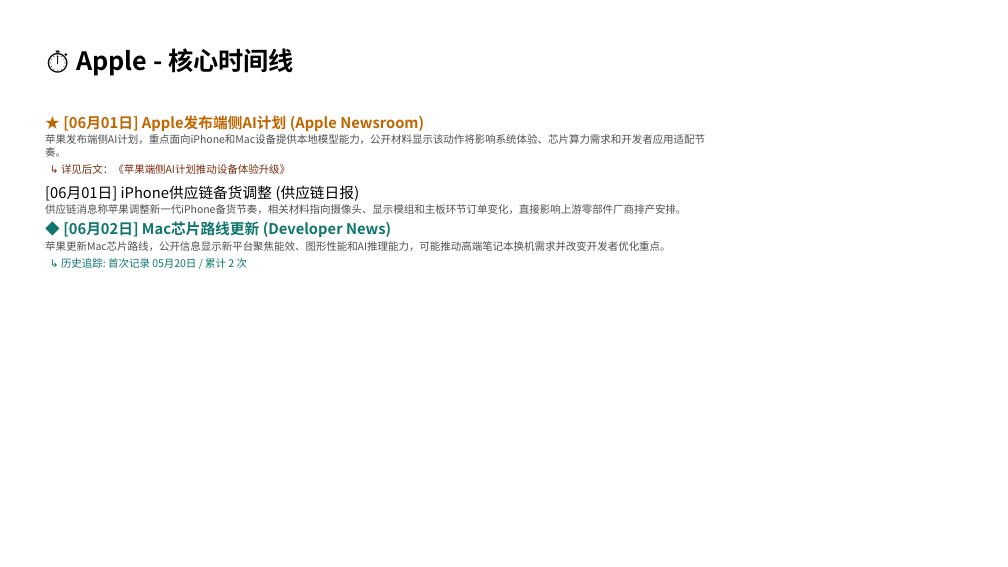
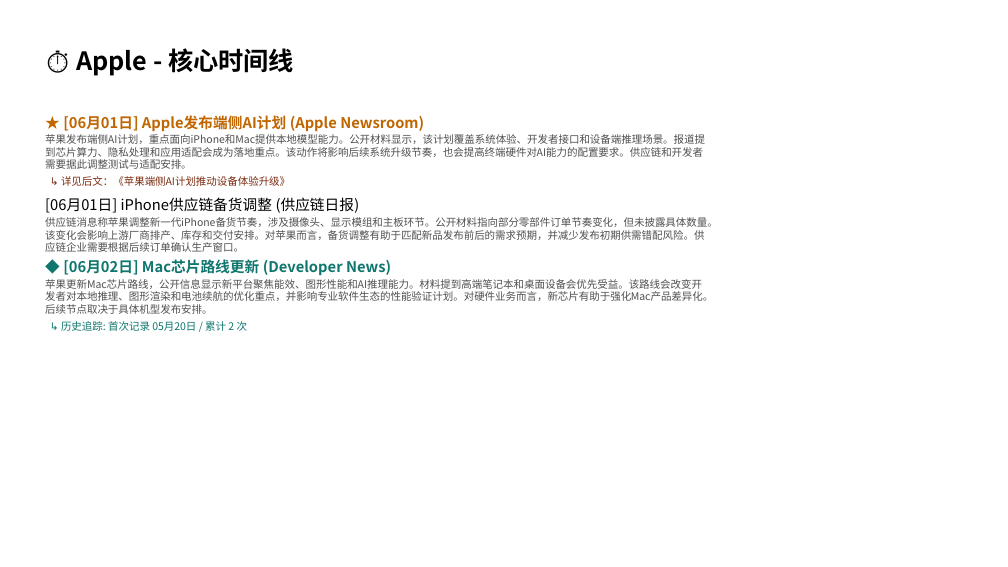
Before and after one commit to Sna9e/News, a slide deck: slide 3 of stub_validation_channel1_timeline_apple.pptx. Drawn at 1008x567 pixels with LibreOffice and Linux fonts; fonts in the diff are those of the drawing. Boxes give left, top, right and bottom in pixels: in the first picture for what was removed or moved away, otherwise in the second. Text is boxed around its words. In the diff, an @@ line names an element or a change of style, - is before the commit and + after.

```diff
--- a/stub_validation_channel1_timeline_apple.pptx
+++ b/stub_validation_channel1_timeline_apple.pptx
@@ text at (45,134,705,169): text changed @@
-苹果发布端侧AI计划，重点面向iPhone和Mac设备提供本地模型能力，公开材料显示该动作将影响系统体验、芯片算力需求和开发者应用适配节奏。
+苹果发布端侧AI计划，重点面向iPhone和Mac提供本地模型能力。公开材料显示，该计划覆盖系统体验、开发者接口和设备端推理场景。报道提到芯片算力、隐私处理和应用适配会成为落地重点。该动作将影响后续系统升级节奏，也会提高终端硬件对AI能力的配置要求。供应链和开发者需要据此调整测试与适配安排。
@@ text at (45,217,718,252): text changed @@
-供应链消息称苹果调整新一代iPhone备货节奏，相关材料指向摄像头、显示模组和主板环节订单变化，直接影响上游零部件厂商排产安排。
+供应链消息称苹果调整新一代iPhone备货节奏，涉及摄像头、显示模组和主板环节。公开材料指向部分零部件订单节奏变化，但未披露具体数量。该变化会影响上游厂商排产、库存和交付安排。对苹果而言，备货调整有助于匹配新品发布前后的需求预期，并减少发布初期供需错配风险。供应链企业需要根据后续订单确认生产窗口。
@@ text at (45,279,713,314): text changed @@
-苹果更新Mac芯片路线，公开信息显示新平台聚焦能效、图形性能和AI推理能力，可能推动高端笔记本换机需求并改变开发者优化重点。
+苹果更新Mac芯片路线，公开信息显示新平台聚焦能效、图形性能和AI推理能力。材料提到高端笔记本和桌面设备会优先受益。该路线会改变开发者对本地推理、图形渲染和电池续航的优化重点，并影响专业软件生态的性能验证计划。对硬件业务而言，新芯片有助于强化Mac产品差异化。后续节点取决于具体机型发布安排。
```
Also in this commit, not shown: 23 other files.
